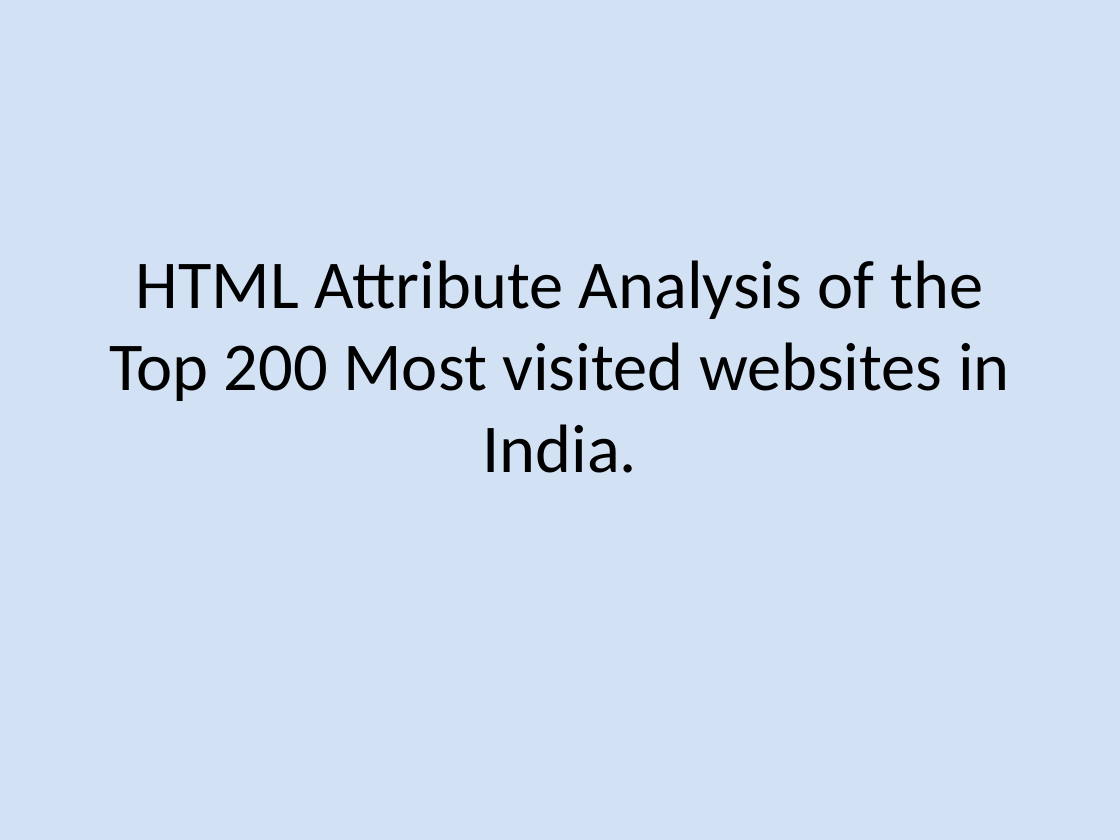
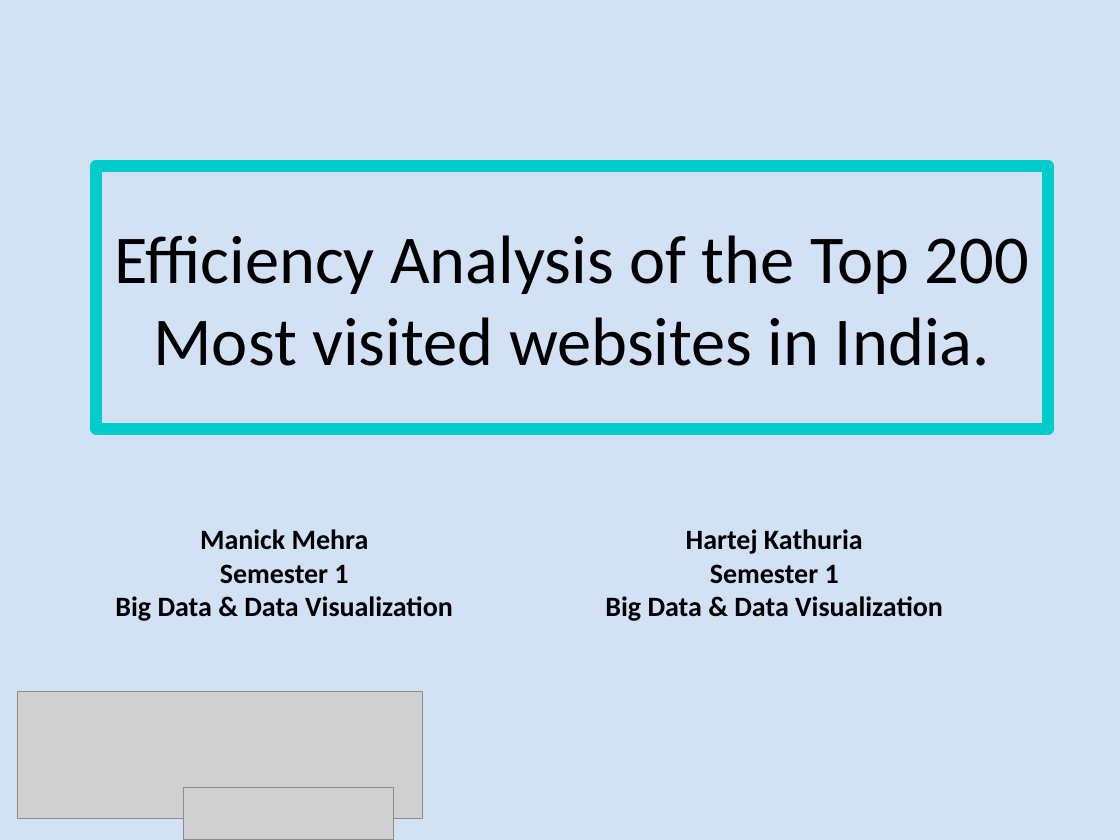
Before and after one commit to nicky1211/Sem1Project, a slide deck: slide 1 of HTML Attribute Analysis of the Top 200 Most.pptx. Drawn at 1120x840 pixels with LibreOffice and Linux fonts; fonts in the diff are those of the drawing; grey boxes stand for pictures. Boxes give left, top, right and bottom in pixels: in the first picture for what was removed or moved away, otherwise in the second. Text is boxed around its words. In the diff, an @@ line names an element or a change of style, - is before the commit and + after.

```diff
--- a/HTML Attribute Analysis of the Top 200 Most.pptx
+++ b/HTML Attribute Analysis of the Top 200 Most.pptx
@@ title "Efficiency Analysis of the Top ..." resized from (x1=109, y1=260, x2=1010, y2=473) to (x1=96, y1=166, x2=1048, y2=428) @@
@@ title "Efficiency Analysis of the Top ..." at (x1=96, y1=166, x2=1048, y2=428): outline none to #2E6792 7.5 pt @@
@@ title at (x1=114, y1=235, x2=1029, y2=366): text changed @@
-HTML Attribute Analysis of the Top 200 Most visited websites in India.
+Efficiency Analysis of the Top 200 Most visited websites in India.
@@ text added at (x1=115, y1=529, x2=453, y2=621), 18 pt, text #000000, bold @@
+Manick Mehra
+Semester 1
+Big Data & Data Visualization
@@ text added at (x1=605, y1=529, x2=943, y2=621), 18 pt, text #000000, bold @@
+Hartej Kathuria
+Semester 1
+Big Data & Data Visualization
@@ picture added at (x1=18, y1=691, x2=423, y2=819) @@
@@ picture added at (x1=184, y1=787, x2=393, y2=840) @@
```
Also in this commit, not shown: 3 other slides changed, 3 slides added, 1 slide removed.
